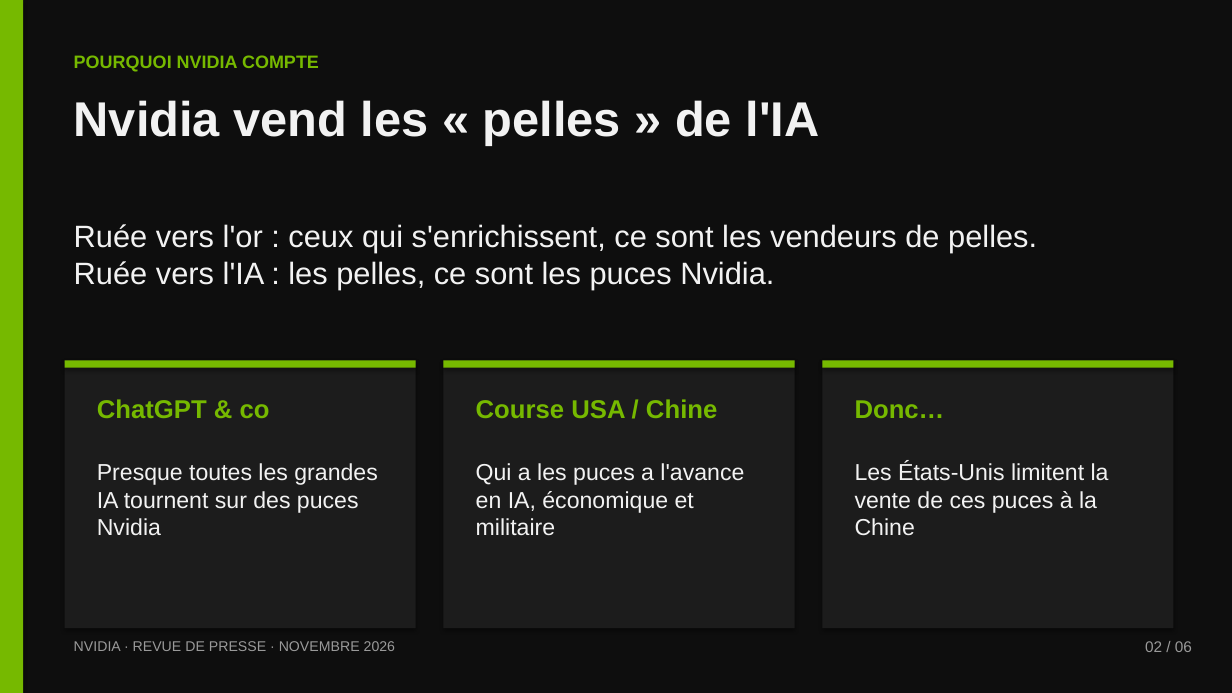
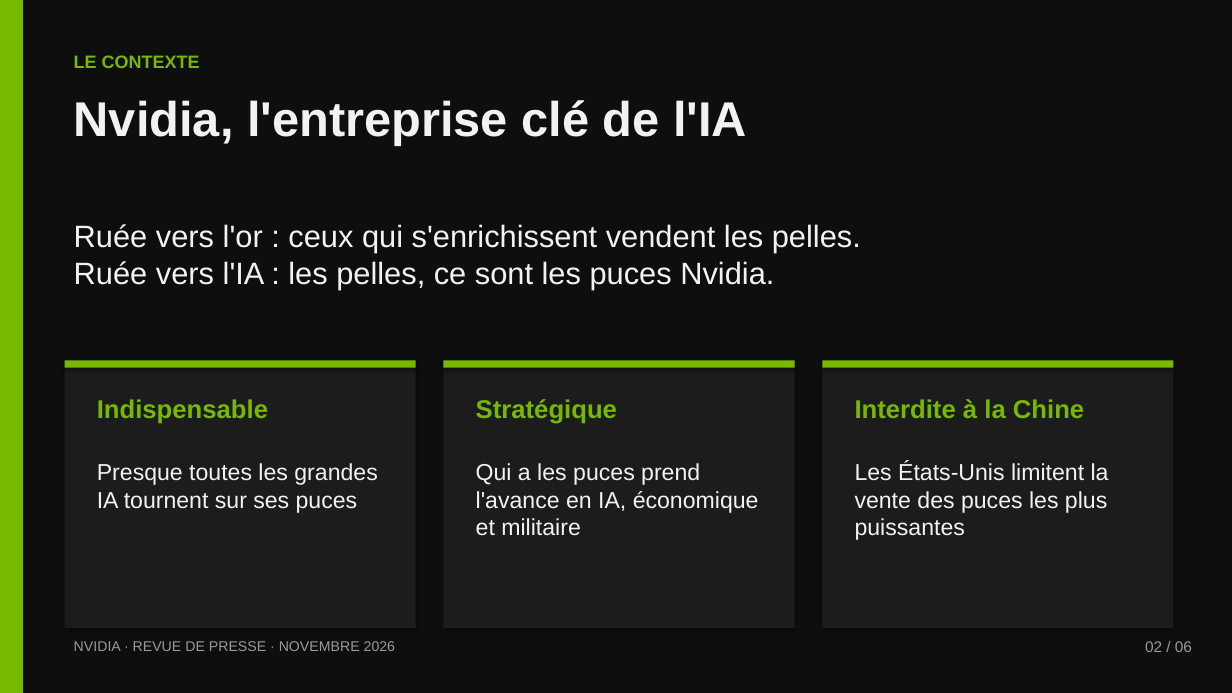
Before and after one commit to dehamnaadam-hue/Encole, a slide deck: slide 2 of nvidia/Nvidia-revue-de-presse.pptx. Drawn at 1232x693 pixels with LibreOffice and Linux fonts; fonts in the diff are those of the drawing. Boxes give left, top, right and bottom in pixels: in the first picture for what was removed or moved away, otherwise in the second. Text is boxed around its words. In the diff, an @@ line names an element or a change of style, - is before the commit and + after.

```diff
--- a/nvidia/Nvidia-revue-de-presse.pptx
+++ b/nvidia/Nvidia-revue-de-presse.pptx
@@ text at bbox=[74, 55, 200, 68]: text changed @@
-POURQUOI NVIDIA COMPTE
+LE CONTEXTE
@@ text at bbox=[74, 100, 747, 145]: text changed @@
-Nvidia vend les « pelles » de l'IA
+Nvidia, l'entreprise clé de l'IA
@@ text at bbox=[74, 224, 861, 253]: text changed @@
-Ruée vers l'or : ceux qui s'enrichissent, ce sont les vendeurs de pelles.
+Ruée vers l'or : ceux qui s'enrichissent vendent les pelles.
@@ text at bbox=[97, 399, 268, 424]: text changed @@
-ChatGPT & co
+Indispensable
@@ text at bbox=[476, 399, 617, 424]: text changed @@
-Course USA / Chine
+Stratégique
@@ text at bbox=[855, 399, 1084, 418]: text changed @@
-Donc…
+Interdite à la Chine
@@ text at bbox=[97, 463, 377, 513]: text changed @@
-Presque toutes les grandes IA tournent sur des puces Nvidia
+Presque toutes les grandes IA tournent sur ses puces
@@ text at bbox=[476, 463, 759, 536]: text changed @@
-Qui a les puces a l'avance en IA, économique et militaire
+Qui a les puces prend l'avance en IA, économique et militaire
@@ text at bbox=[855, 461, 1109, 540]: text changed @@
-Les États-Unis limitent la vente de ces puces à la Chine
+Les États-Unis limitent la vente des puces les plus puissantes
```
Also in this commit, not shown: 4 other slides changed, 1 slide added, 1 slide removed, 1 other file.
